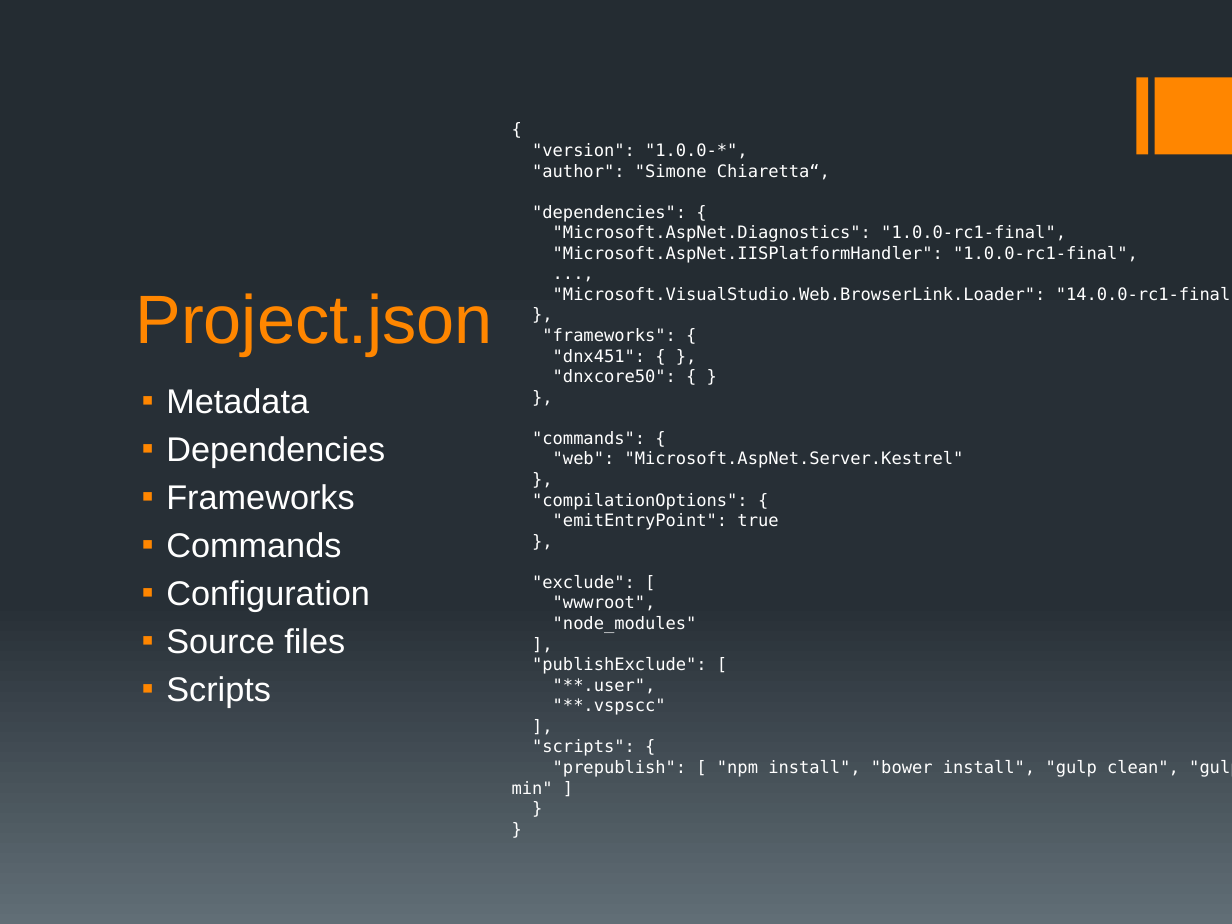
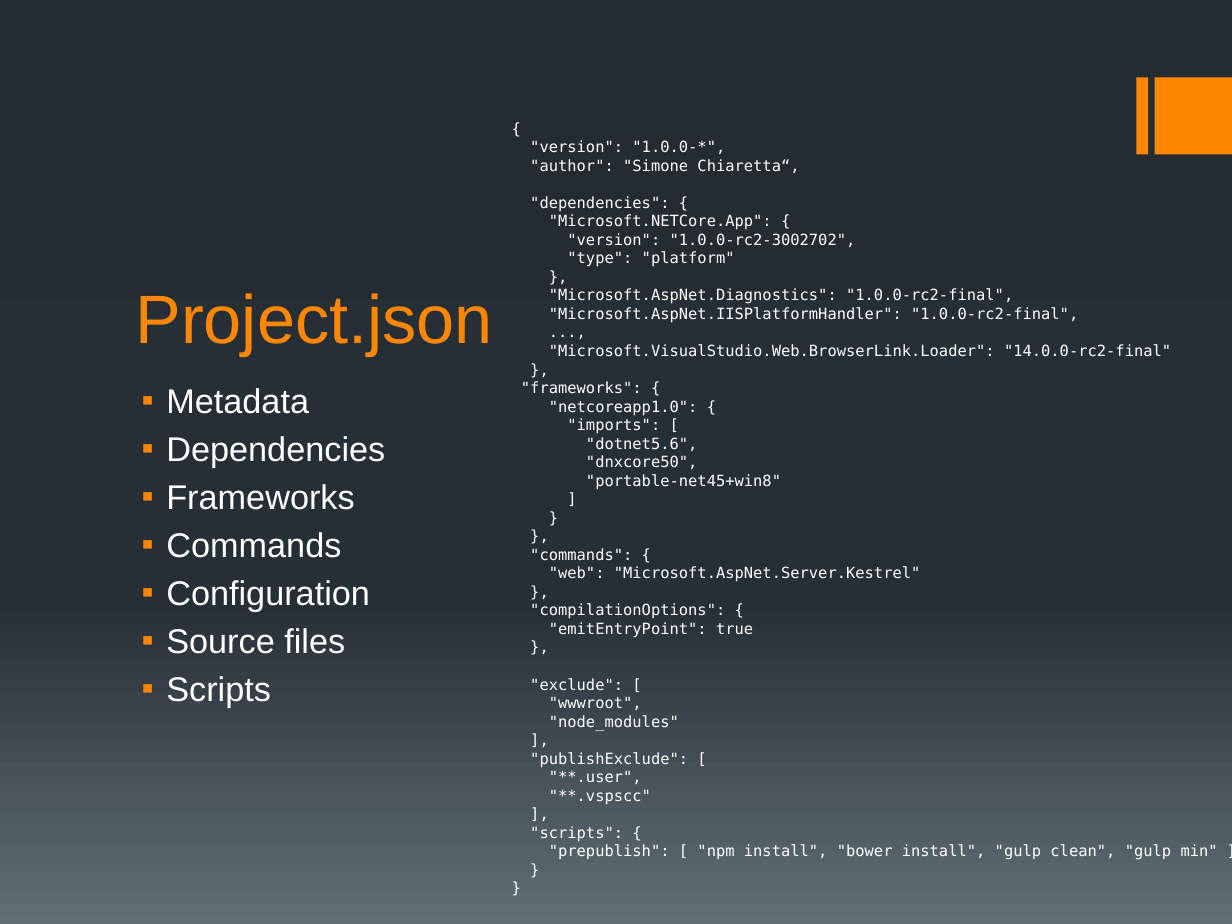
Before and after one commit to simonech/MeetASPNETCoreAtCG16, a slide deck: slide 17 of MeetASPNETCore.pptx (slide 9 before the commit). Drawn at 1232x924 pixels with LibreOffice and Linux fonts; fonts in the diff are those of the drawing. Boxes give left, top, right and bottom in pixels: in the first picture for what was removed or moved away, otherwise in the second. Text is boxed around its words. In the diff, an @@ line names an element or a change of style, - is before the commit and + after.

```diff
--- a/MeetASPNETCore.pptx
+++ b/MeetASPNETCore.pptx
@@ text at (521, 140, 1218, 860): size 10 to 9 pt in "{", ""version": "1.0.0-*",", ""author": "Simone Chiaretta“,", ""dependencies": {" and 22 more places @@
@@ text at (549, 214, 1078, 323): text changed; size 10 to 9 pt @@
-"Microsoft.AspNet.Diagnostics": "1.0.0-rc1-final",
-"Microsoft.AspNet.IISPlatformHandler": "1.0.0-rc1-final",
+"Microsoft.NETCore.App": {
+"version": "1.0.0-rc2-3002702",
+"type": "platform"
+},
+"Microsoft.AspNet.Diagnostics": "1.0.0-rc2-final",
+"Microsoft.AspNet.IISPlatformHandler": "1.0.0-rc2-final",
@@ text at (549, 344, 1171, 357): text changed; size 10 to 9 pt @@
-"Microsoft.VisualStudio.Web.BrowserLink.Loader": "14.0.0-rc1-final"
+"Microsoft.VisualStudio.Web.BrowserLink.Loader": "14.0.0-rc2-final"
@@ text at (549, 400, 781, 490): text changed; size 10 to 9 pt @@
-"dnx451": { },
-"dnxcore50": { }
+"netcoreapp1.0": {
+"imports": [
+"dotnet5.6",
+"dnxcore50",
+"portable-net45+win8"
+]
+}
```
Also in this commit, not shown: 8 other slides changed, 9 slides added, 2 slides removed, 18 other files.
